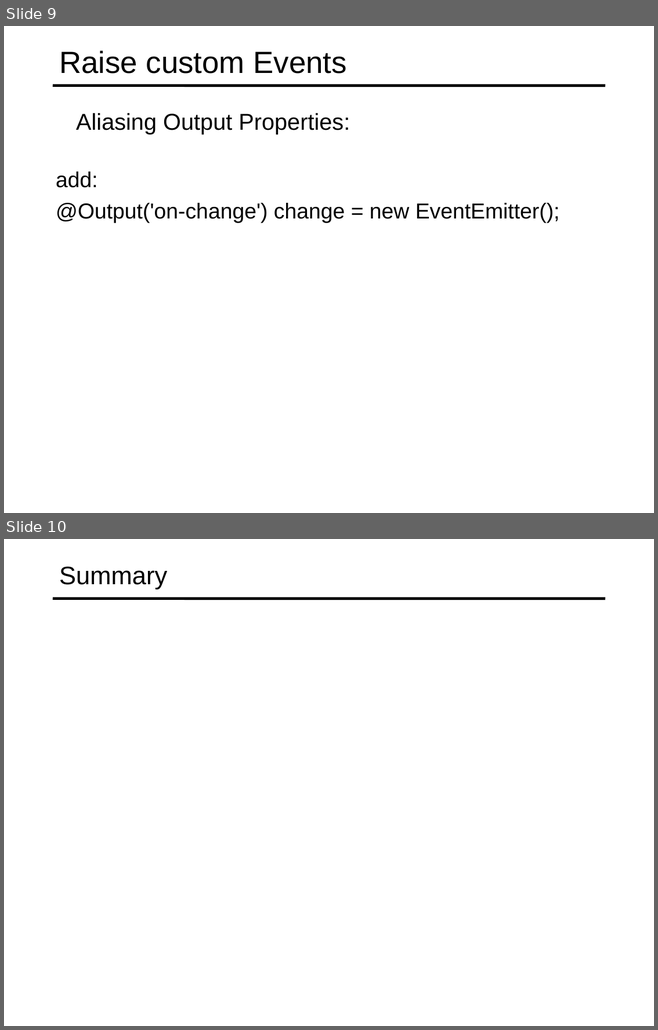
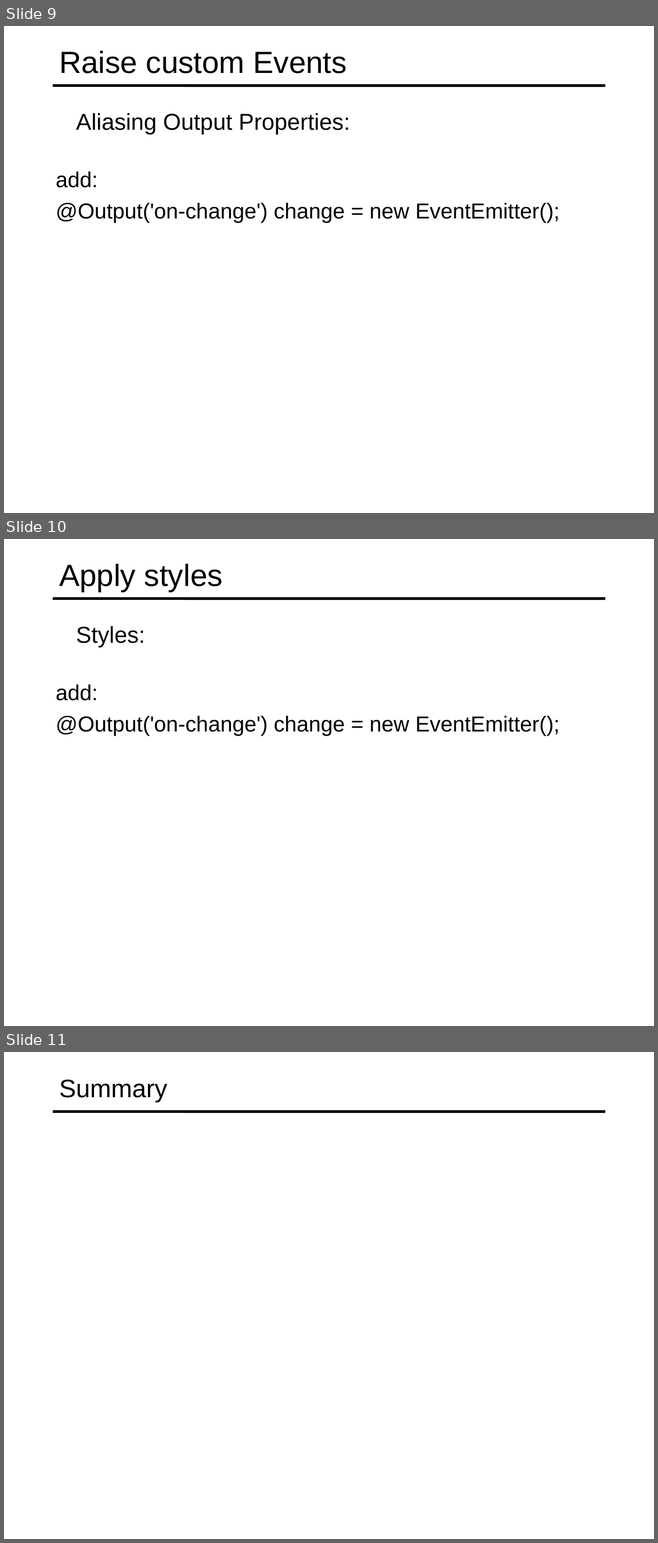
Before and after one commit to specter01wj/Jago_Link_Training, a slide deck: Angular/Angular7/Angular Advanced Course/Essentials/3.Building Re-usable Components/L3_Building Re-usable Components.ppt. Shown one above the other, each under a label of ours: slides 9 and 10 before the commit, slides 9, 10 and 11 after it. The pictures are 658x1030 and 658x1543 pixels, drawn with LibreOffice and Linux fonts; fonts in the diff are those of the drawing. Boxes give left, top, right and bottom in pixels: in the first picture for what was removed or moved away, otherwise in the second. Text is boxed around its words. In the diff, an @@ line names an element or a change of style, - is before the commit and + after.

Commit message:
09/05/2019 v1

```diff
--- a/Angular/Angular7/Angular Advanced Course/Essentials/3.Building Re-usable Components/L3_Building Re-usable Components.ppt
+++ b/Angular/Angular7/Angular Advanced Course/Essentials/3.Building Re-usable Components/L3_Building Re-usable Components.ppt
@@ slide 10 added at box(4, 539, 654, 1026), background #FFFFFF; not listed: 1 template element that a slide beside it also shows @@
@@ title added at box(59, 563, 223, 592), 34 pt, text #000000 @@
+Apply styles
@@ text added at box(76, 626, 145, 647), 25.5 pt, text #000000 @@
+  Styles:
@@ text added at box(56, 685, 560, 736), 24 pt, text #000000 @@
+  add:
+  @Output('on-change') change = new EventEmitter();
@@ what was slide 10 is now slide 11 @@
```
